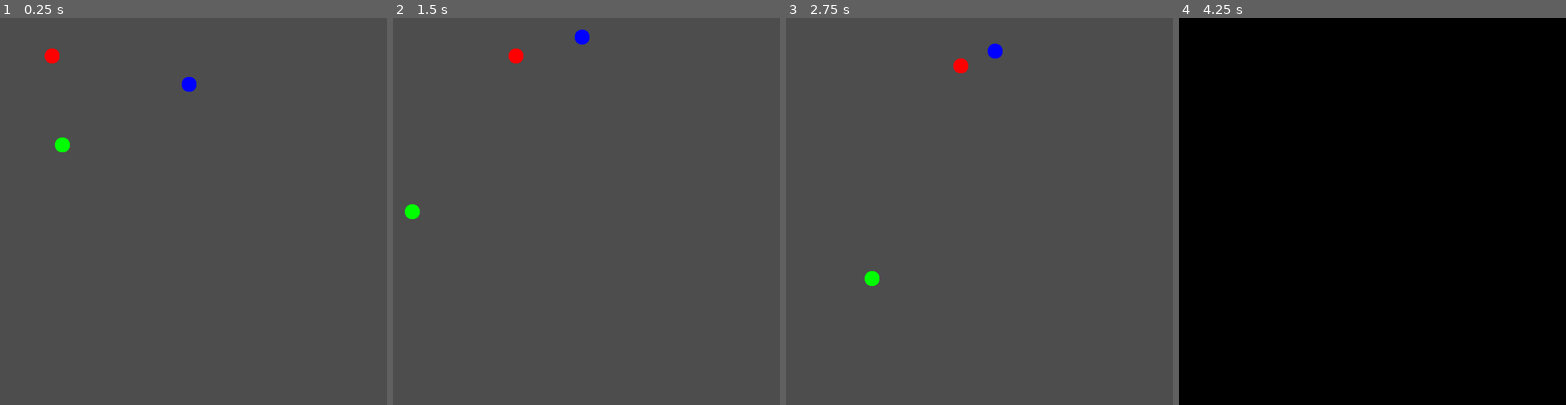
Above: before the commit, frames 1-4 (left to right).
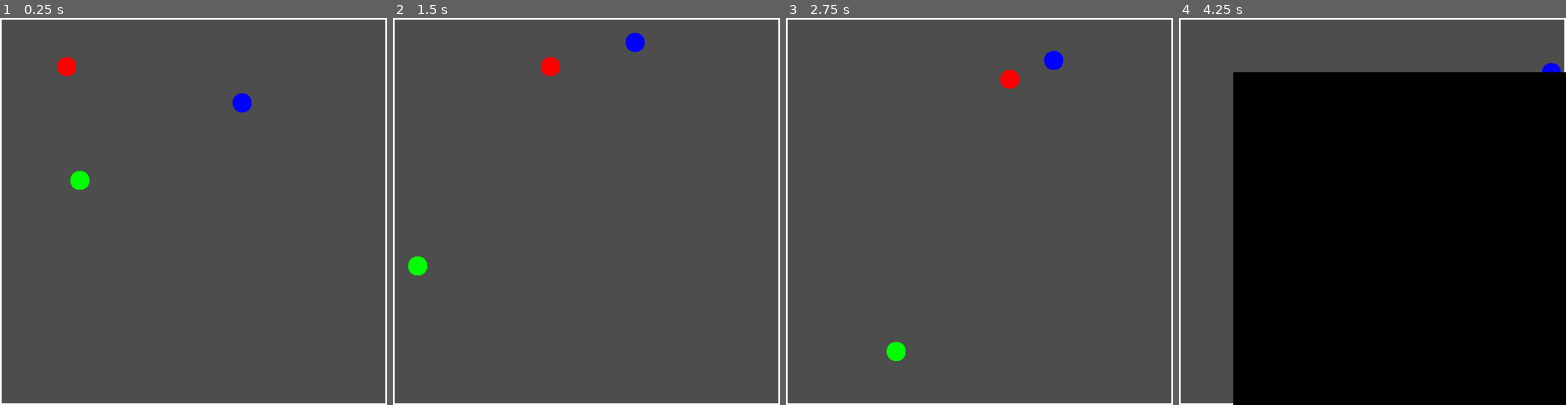
Above: after the commit, the same moments.

Repository: AdrienUfferte/balls_videos_generator
Game: Godot game, scene res://Main.tscn
Two runs of this game, one before a commit and one after it. Both use one fixed random seed, a clock stepped at 60 frames per second and the inputs below.
Inputs:
- Up to frame 1 (0.25 s): no input
- Up to frame 2 (1.5 s): no input
- Up to frame 3 (2.75 s): no input
- Up to frame 4 (4.25 s): no input

The runs differ from the first frame. In frame 1, 3.0% of the frame differs, in the area x 0-100%, y 0-100%; in frame 2, 3.0%; in frame 3, 3.0%; in frame 4, 26%.

Commit message:
Display Arena borders

Diff:
--- /dev/null
+++ b/Arena.gd
@@ -0,0 +1,16 @@
+extends Node2D
+class_name Arena
+
+@export var arena_size: float = 800.0
+@export var border_thickness: float = 6.0
+@export var border_color: Color = Color.WHITE
+
+
+func _draw() -> void:
+		var rect := Rect2(Vector2.ZERO, Vector2(arena_size, arena_size))
+		draw_rect(rect, border_color, false, border_thickness, true)
+
+
+func set_arena_size(size: float) -> void:
+		arena_size = size
+		queue_redraw()
--- a/Main.gd
+++ b/Main.gd
@@ -8,6 +8,7 @@
 var elapsed: float = 0.0
 
 @onready var black_screen: Sprite2D = %BlackScreen
+@onready var arena: Arena = %Arena
 
 
 func _ready() -> void:
@@ -17,6 +18,7 @@
 	fps = int(cfg.get_value("fps", "60"))
 	duration = float(cfg.get_value("duration_seconds", "10"))
 	arena_size = int(cfg.get_value("arena_size", "800"))
+	arena.set_arena_size(arena_size)
 
 	var raw_black_start: String = cfg.get_value("black_screen_start", "")
 	if raw_black_start == "":
--- a/Main.tscn
+++ b/Main.tscn
@@ -1,9 +1,14 @@
-[gd_scene load_steps=2 format=3 uid="uid://doaicipr4pnt8"]
+[gd_scene load_steps=3 format=3 uid="uid://doaicipr4pnt8"]
 
 [ext_resource type="Script" uid="uid://dfw14iphryrmp" path="res://Main.gd" id="1_glv2v"]
+[ext_resource type="Script" uid="uid://dw402vjkdobvv" path="res://Arena.gd" id="2_uu6xs"]
 
 [node name="Main" type="Node2D"]
 script = ExtResource("1_glv2v")
+
+[node name="Arena" type="Node2D" parent="."]
+unique_name_in_owner = true
+script = ExtResource("2_uu6xs")
 
 [node name="Balls" type="Node" parent="."]
 
--- a/project.godot
+++ b/project.godot
@@ -17,5 +17,10 @@
 
 [display]
 
-window/size/viewport_width=1024
-window/size/viewport_height=1024
+window/size/viewport_width=800
+window/size/viewport_height=800
+window/size/resizable=false
+
+[physics]
+
+common/physics_jitter_fix=0.0
Not shown, added: Arena.gd.uid
